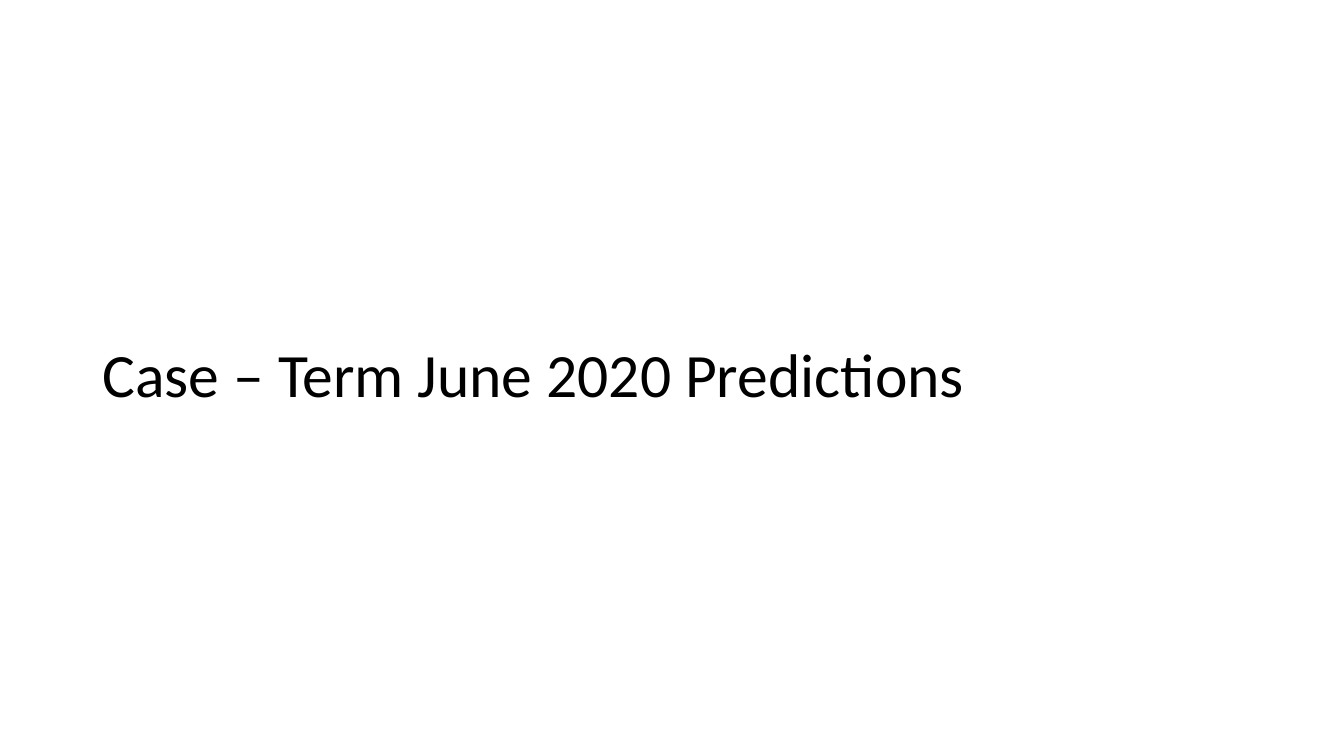
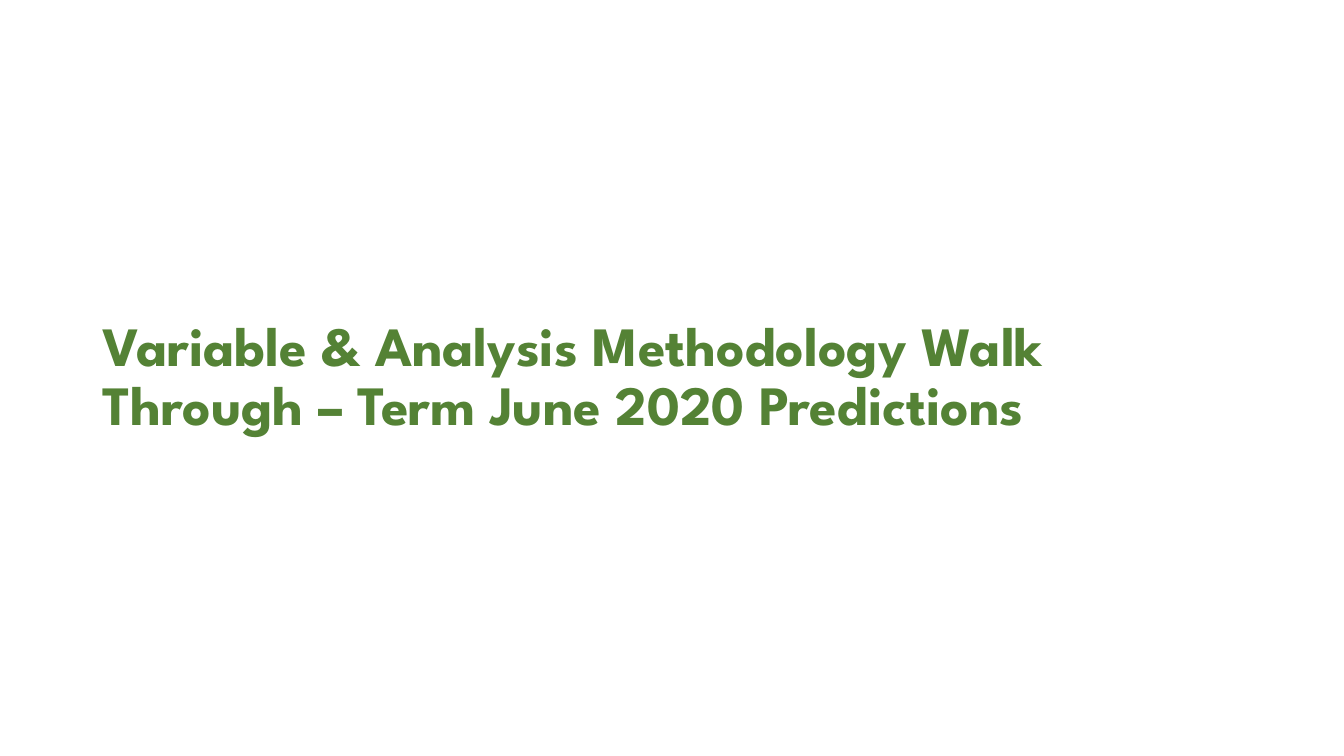
Before and after one commit to jiyoojeong/Nephila_Summer2020, a slide deck: slide 5 of renewables/ErcotForwards_Presentation.pptx (slide 6 before the commit). Drawn at 1344x756 pixels with LibreOffice and Linux fonts; fonts in the diff are those of the drawing. Boxes give left, top, right and bottom in pixels: in the first picture for what was removed or moved away, otherwise in the second. Text is boxed around its words. In the diff, an @@ line names an element or a change of style, - is before the commit and + after.

```diff
--- a/renewables/ErcotForwards_Presentation.pptx
+++ b/renewables/ErcotForwards_Presentation.pptx
@@ title at (x1=102, y1=328, x2=1043, y2=437): text changed; size 44 to 39.6 pt; font Calibri to League Spartan; text colour #000000 to #548235; bold on @@
-Case – Term June 2020 Predictions
+Variable & Analysis Methodology Walk Through – Term June 2020 Predictions
```
Also in this commit, not shown: 12 other slides changed, 20 slides added, 10 slides removed, 38 other files.
